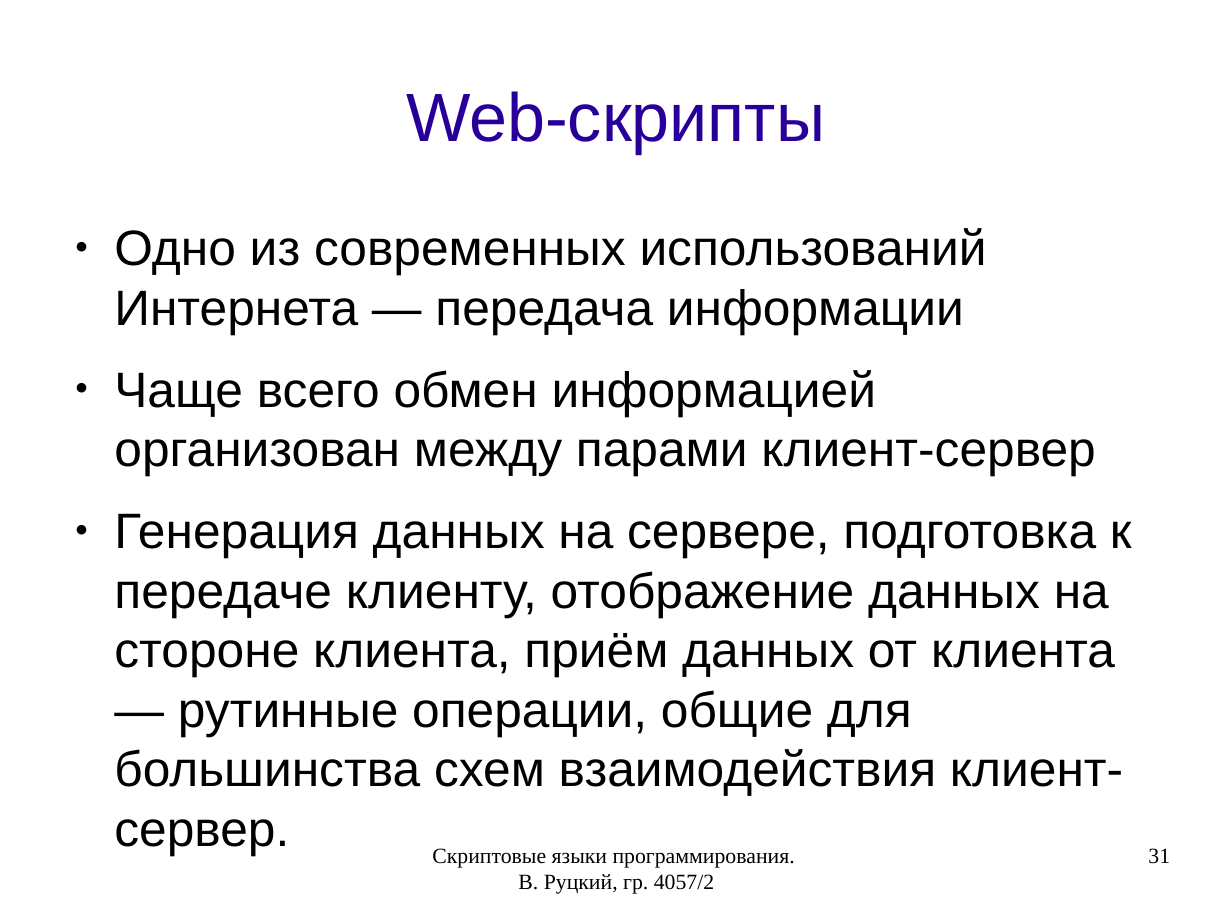
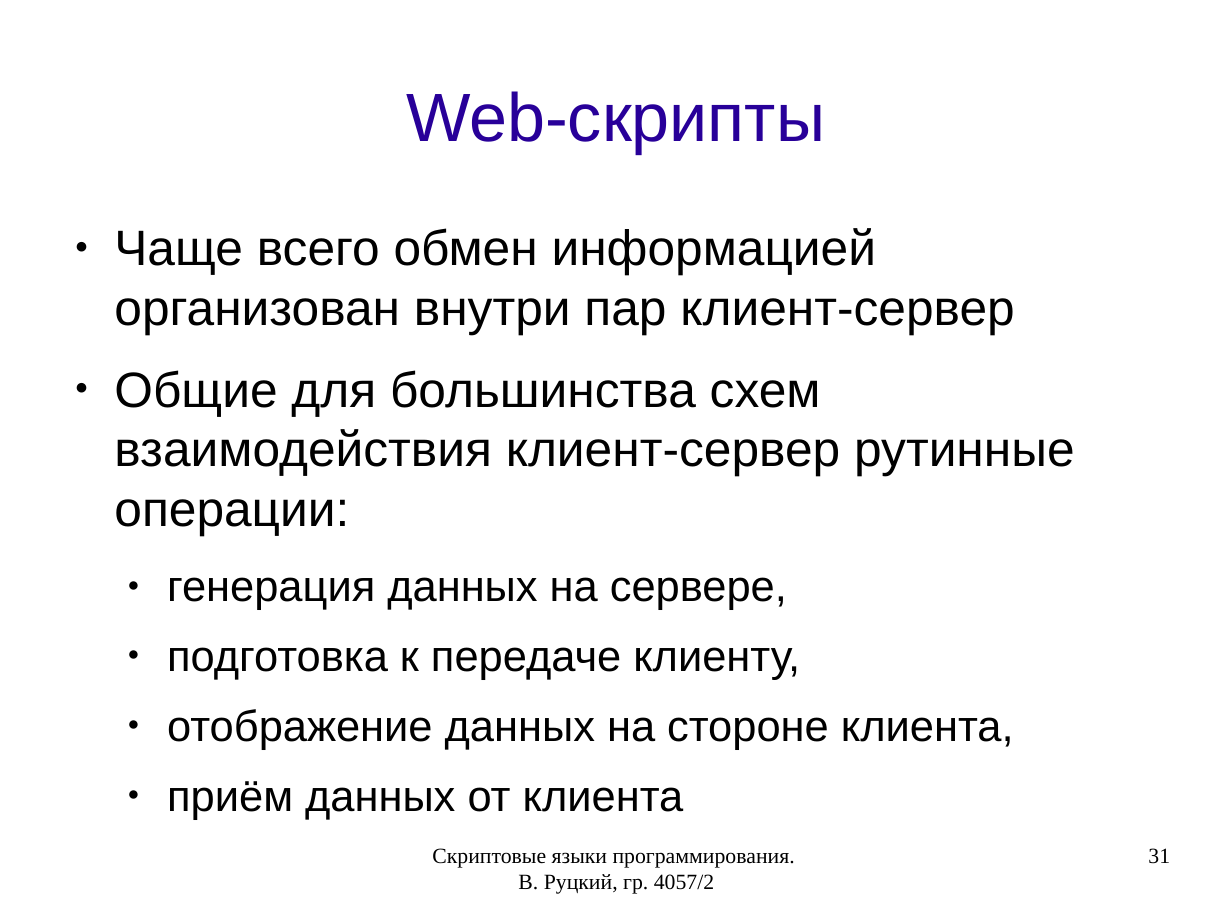
Before and after one commit to rutsky/semester07, a slide deck: slide 31 of Operation_systems/scripting_languages/40572_Rutsky_Scripting_languages.odp. Drawn at 1232x924 pixels with LibreOffice and Linux fonts; fonts in the diff are those of the drawing. Boxes give left, top, right and bottom in pixels: in the first picture for what was removed or moved away, otherwise in the second. Text is boxed around its words. In the diff, an @@ line names an element or a change of style, - is before the commit and + after.

Commit message:
Updated presentation.

```diff
--- a/Operation_systems/scripting_languages/40572_Rutsky_Scripting_languages.odp
+++ b/Operation_systems/scripting_languages/40572_Rutsky_Scripting_languages.odp
@@ text at (x1=114, y1=228, x2=1075, y2=820): text changed @@
-● Одно из современных использований Интернета — передача информации
-● Чаще всего обмен информацией организован между парами клиент-сервер
-● Генерация данных на сервере, подготовка к передаче клиенту, отображение данных на стороне клиента, приём данных от клиента — рутинные операции, общие для большинства схем взаимодействия клиент-сервер.
+● Чаще всего обмен информацией организован внутри пар клиент-сервер
+● Общие для большинства схем взаимодействия клиент-сервер рутинные операции:
+  ● генерация данных на сервере,
+  ● подготовка к передаче клиенту,
+  ● отображение данных на стороне клиента,
+  ● приём данных от клиента
```
Also in this commit, not shown: 8 other slides changed, 16 slides added.
